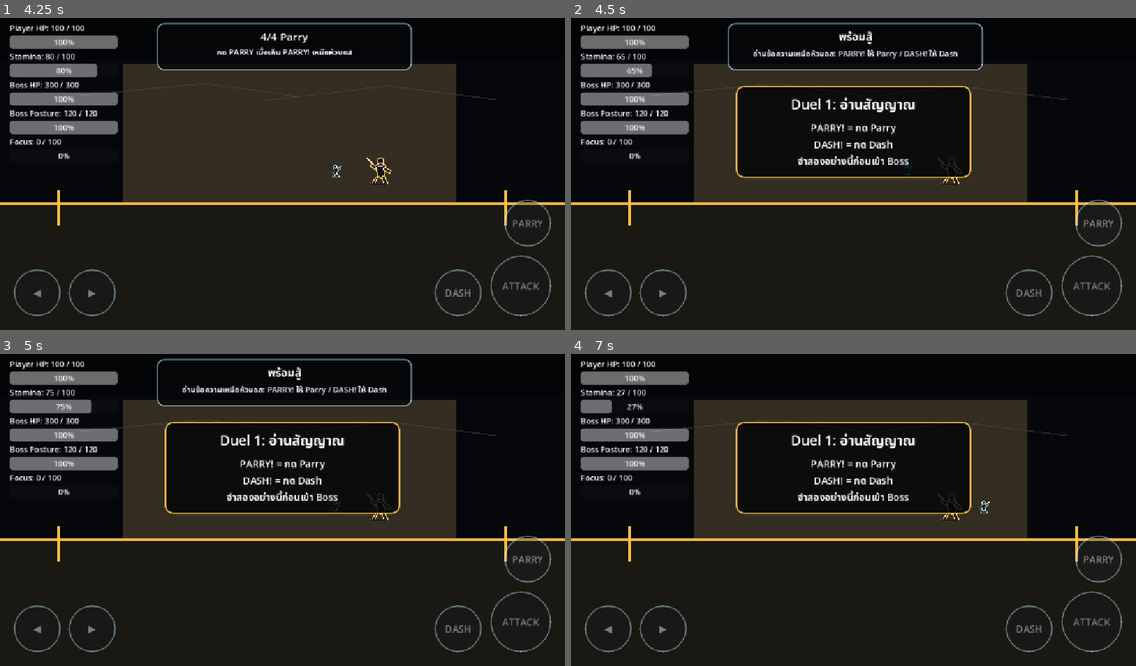
Above: before the commit, frames 1-4 (two rows, left to right).
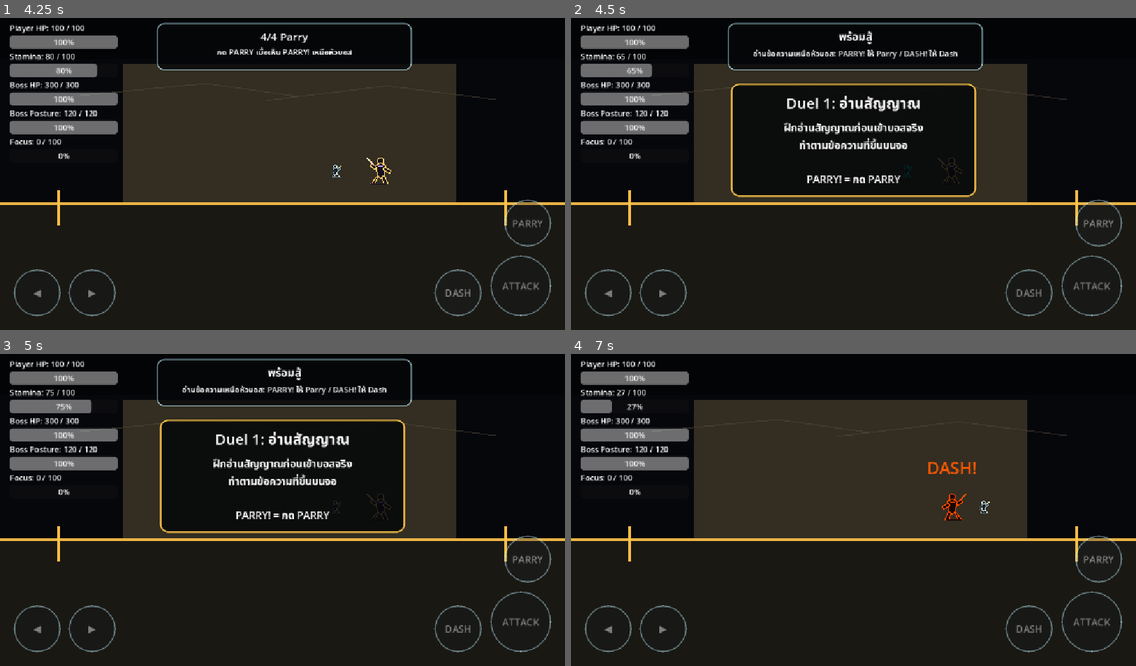
Above: after the commit, the same moments.

Repository: shanwinder/lastblade
Game: Godot game, scene res://scenes/main/BossBrokenMaster.tscn
The game is run twice, just before and just after one commit, with the same random seed, the same clock (stepped at 60 frames per second) and the same inputs.
Inputs:
- Up to frame 1 (4.25 s): click "START" at 0.5 s; click "◀" at 1.25 s; click "▶" at 2 s; click "ATTACK" at 2.75 s; click "DASH" at 3.5 s
- Up to frame 2 (4.5 s): click "PARRY" at 4.25 s
- Up to frame 3 (5 s): no input
- Up to frame 4 (7 s): tap Enter at 5 s; hold Right (ui_right) 5.03-5.78 s; tap S (dash) at 5.1, 6.05 s; tap D (parry) at 5.3, 5.85, 6.8 s; hold Left (ui_left) 5.78-6.53 s; tap Space at 6.5 s; hold Right (ui_right) from 6.53 s (still down); tap A (attack) at 6.6 s

Frame 1 is identical in both runs. In frame 2, 5.8% of the frame differs, in the area x 28-72%, y 21-58%; in frame 3, 5.8%; in frame 4, 12%, in the area x 29-72%, y 21-54%.

Commit message:
feat: make duel 1 intro require parry dash practice

Diff:
--- a/last-blade-trial/duel_1_intro_manager.gd
+++ b/last-blade-trial/duel_1_intro_manager.gd
@@ -3,27 +3,33 @@
 # =========================
 # Duel1IntroManager.gd
 # ขั้นกลางของ Phase 9 ก่อนทำศัตรู Duel 1 เต็มตัว
-# ใช้สอนแนวคิด Duel 1 แบบสั้น และหน่วงบอสก่อนเริ่มจริง
+# เวอร์ชันนี้ให้ผู้เล่นฝึกตอบสนองจริง: PARRY! แล้ว DASH!
 # =========================
 
 @export var boss_path: NodePath = NodePath("../BossBrokenMaster")
 @export var game_loop_manager_path: NodePath = NodePath("../GameLoopManager")
 @export var training_coach_manager_path: NodePath = NodePath("../TrainingCoachManager")
 
-# เปิด/ปิด Duel 1 intro gate
+# เปิด/ปิด Duel 1 practice gate
 @export var duel_intro_enabled: bool = true
 
 # แสดงเฉพาะครั้งแรกของ session เพื่อไม่รบกวนการเล่นซ้ำ
 @export var show_only_once_per_session: bool = true
 
-# ระยะเวลาหน่วงก่อนปล่อยบอส หลัง Training Coach จบ
-@export var intro_duration: float = 3.0
-
-# ข้อความหัวข้อ
+# เวลาหน่วงสั้น ๆ หลังทำสำเร็จ ก่อนปล่อยบอส
+@export var success_hold_time: float = 0.65
+
+# ข้อความหัวข้อหลัก
 @export var intro_title: String = "Duel 1: อ่านสัญญาณ"
 
-# ข้อความสั้น ๆ ก่อนเข้าบอส
-@export var intro_body: String = "PARRY! = กด Parry\nDASH! = กด Dash\nจำสองอย่างนี้ก่อนเข้า Boss"
+# ข้อความอธิบายก่อนฝึก
+@export var intro_body: String = "ฝึกอ่านสัญญาณก่อนเข้าบอสจริง\nทำตามข้อความที่ขึ้นบนจอ"
+
+# ข้อความตอนฝึก Parry
+@export var parry_practice_text: String = "PARRY!"
+
+# ข้อความตอนฝึก Dash
+@export var dash_practice_text: String = "DASH!"
 
 var boss: Node = null
 var game_loop_manager: Node = null
@@ -36,6 +42,8 @@
 
 var has_started_intro: bool = false
 var has_completed_intro: bool = false
+var current_step: String = "intro"
+
 static var has_completed_intro_this_session: bool = false
 
 
@@ -57,7 +65,7 @@
 		setup_references()
 		return
 
-	if has_started_intro or has_completed_intro:
+	if has_completed_intro:
 		return
 
 	if not is_game_playing():
@@ -66,7 +74,11 @@
 	if not is_training_ready():
 		return
 
-	start_intro()
+	if not has_started_intro:
+		start_intro()
+		return
+
+	update_practice_step()
 
 
 func create_ui() -> void:
@@ -78,13 +90,13 @@
 	add_child(root_control)
 
 	panel = PanelContainer.new()
-	panel.custom_minimum_size = Vector2(480.0, 170.0)
-	panel.position = Vector2(336.0, 150.0)
+	panel.custom_minimum_size = Vector2(500.0, 190.0)
+	panel.position = Vector2(326.0, 145.0)
 	root_control.add_child(panel)
 
 	var style := StyleBoxFlat.new()
-	style.bg_color = Color(0.02, 0.025, 0.035, 0.84)
-	style.border_color = Color(1.0, 0.78, 0.28, 0.92)
+	style.bg_color = Color(0.02, 0.025, 0.035, 0.86)
+	style.border_color = Color(1.0, 0.78, 0.28, 0.94)
 	style.set_border_width_all(3)
 	style.set_corner_radius_all(16)
 	style.content_margin_left = 22.0
@@ -100,12 +112,12 @@
 
 	title_label = Label.new()
 	title_label.horizontal_alignment = HORIZONTAL_ALIGNMENT_CENTER
-	title_label.add_theme_font_size_override("font_size", 28)
+	title_label.add_theme_font_size_override("font_size", 30)
 	layout.add_child(title_label)
 
 	body_label = Label.new()
 	body_label.horizontal_alignment = HORIZONTAL_ALIGNMENT_CENTER
-	body_label.add_theme_font_size_override("font_size", 20)
+	body_label.add_theme_font_size_override("font_size", 21)
 	layout.add_child(body_label)
 
 	root_control.visible = false
@@ -149,25 +161,43 @@
 	if active == true:
 		return false
 
-	# ถ้า tutorial จบแล้ว หรือ session นี้เคยจบแล้ว ให้เริ่ม intro ได้
+	# ถ้า tutorial จบแล้ว ให้เริ่ม practice gate ได้
 	var completed = training_coach_manager.get("is_training_completed")
-	var completed_session = training_coach_manager.get("has_completed_training_this_session")
-	return completed == true or completed_session == true
+	return completed == true
 
 
 func start_intro() -> void:
+	# เริ่ม practice gate และหยุดบอสไว้ก่อน
 	has_started_intro = true
+	current_step = "parry"
 	set_boss_hold(true)
 
 	title_label.text = intro_title
-	body_label.text = intro_body
+	body_label.text = intro_body + "\n\n" + parry_practice_text + " = กด PARRY"
 	root_control.visible = true
 
-	print("Duel 1 intro started")
-
-	await get_tree().create_timer(intro_duration).timeout
-
-	complete_intro()
+	print("Duel 1 practice started")
+
+
+func update_practice_step() -> void:
+	# ตรวจ input ของผู้เล่นตามสัญญาณที่กำลังฝึก
+	if current_step == "parry":
+		if Input.is_action_just_pressed("parry"):
+			show_dash_step()
+		return
+
+	if current_step == "dash":
+		if Input.is_action_just_pressed("dash"):
+			complete_intro()
+		return
+
+
+func show_dash_step() -> void:
+	# ผู้เล่นกด Parry ถูกแล้ว ต่อไปฝึก Dash
+	current_step = "dash"
+	title_label.text = "ดีมาก"
+	body_label.text = dash_practice_text + " = กด DASH\nท่าหนักห้าม Parry ต้อง Dash หลบ"
+	print("Duel 1 practice: parry step completed")
 
 
 func complete_intro() -> void:
@@ -176,14 +206,19 @@
 
 	has_completed_intro = true
 	has_completed_intro_this_session = true
+	title_label.text = "พร้อมเข้าบอส"
+	body_label.text = "จำไว้: PARRY! = Parry / DASH! = Dash"
+
+	print("Duel 1 practice completed")
+
+	await get_tree().create_timer(success_hold_time).timeout
+
 	root_control.visible = false
 	set_boss_hold(false)
 
-	print("Duel 1 intro completed")
-
 
 func set_boss_hold(should_hold: bool) -> void:
-	# หยุดหรือปล่อยบอส เพื่อให้ผู้เล่นอ่านคำสอนก่อน
+	# หยุดหรือปล่อยบอส เพื่อให้ผู้เล่นฝึกก่อน
 	if not is_instance_valid(boss):
 		return
 
